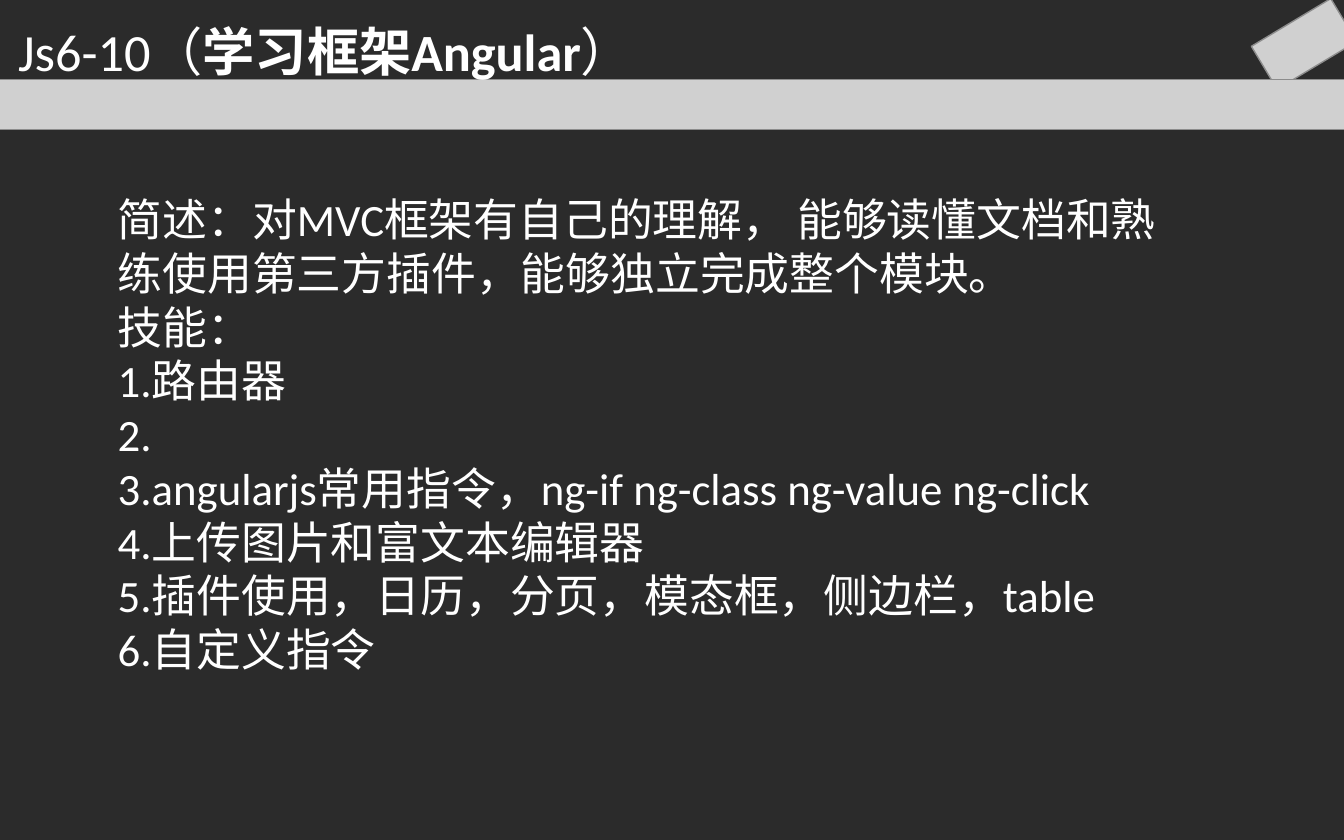
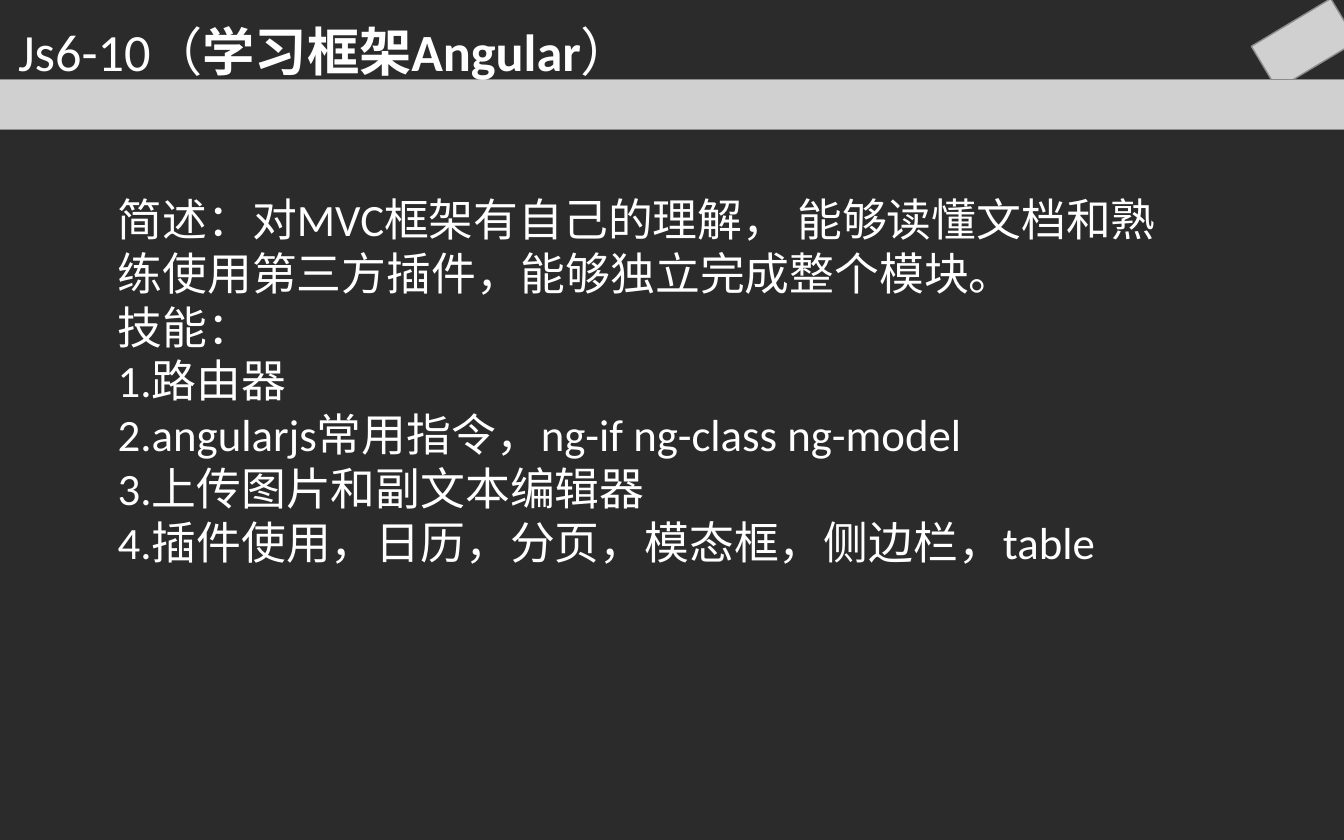
Before and after one commit to gu1354181433/learn, a slide deck: slide 10 of small-class/复盘审核.pptx. Drawn at 1344x840 pixels with LibreOffice and Linux fonts; fonts in the diff are those of the drawing; grey boxes stand for pictures; background and template pictures are left out; a plain dark background stands for a picture behind light text. Boxes give left, top, right and bottom in pixels: in the first picture for what was removed or moved away, otherwise in the second. Text is boxed around its words. In the diff, an @@ line names an element or a change of style, - is before the commit and + after.

```diff
--- a/small-class/复盘审核.pptx
+++ b/small-class/复盘审核.pptx
@@ text at (x1=118, y1=414, x2=1095, y2=564): text changed @@
-2.
-3.angularjs常用指令，ng-if ng-class ng-value ng-click
-4.上传图片和富文本编辑器
-5.插件使用，日历，分页，模态框，侧边栏，table
-6.自定义指令
+2.angularjs常用指令，ng-if ng-class ng-model
+3.上传图片和副文本编辑器
+4.插件使用，日历，分页，模态框，侧边栏，table
```
Also in this commit, not shown: 1 other slide changed.
